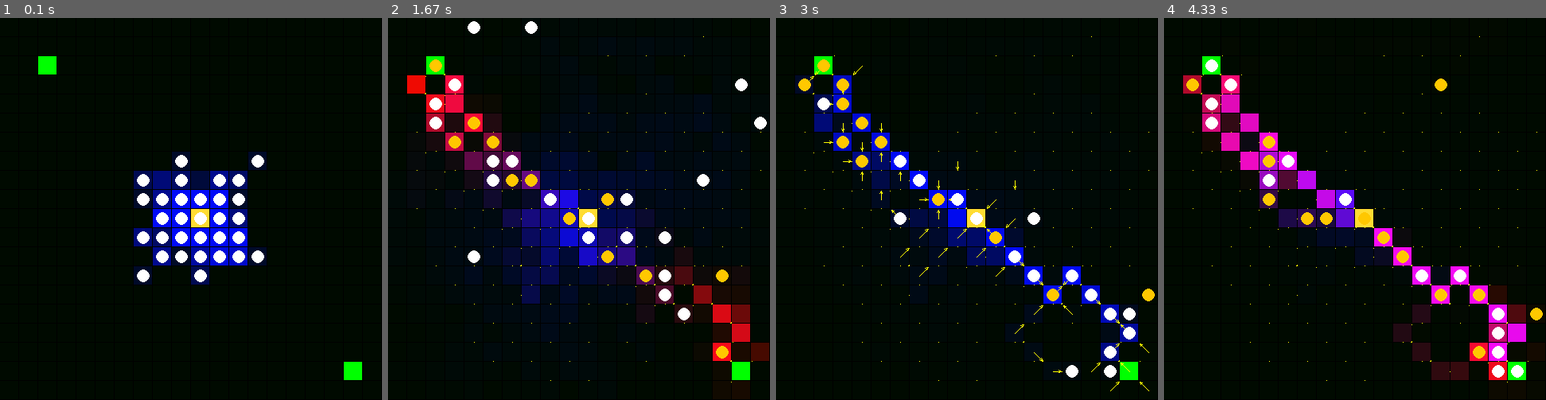
Above: before the commit, frames 1-4 (left to right).
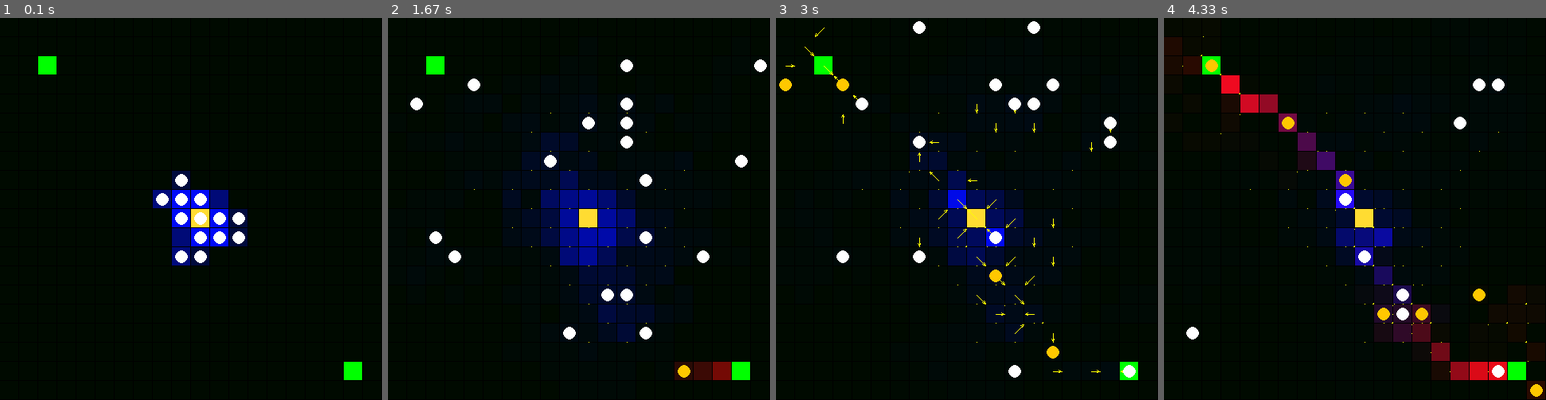
Above: after the commit, the same moments.

Repository: beratmutlu/ant-colony
Game: pygame game, started from web/main.py
The game is run twice, just before and just after one commit, with the same random seed, the same clock (stepped at 60 frames per second) and the same inputs.
Inputs:
- Up to frame 1 (0.1 s): no input
- Up to frame 2 (1.67 s): tap G at 0.33, 0.67, 1.07, 1.37 s; tap Space at 1.57 s
- Up to frame 3 (3 s): tap Space at 1.9, 2.2, 2.4, 2.7, 2.97 s; tap F at 1.98 s; tap G at 2.48 s
- Up to frame 4 (4.33 s): tap Space at 3.3, 3.73, 4.13 s; tap F at 3.38 s; tap G at 3.82 s

The runs differ from the first frame. In frame 1, 5.3% of the frame differs, in the area x 35-70%, y 35-70%; in frame 2, 19%, in the area x 5-100%, y 0-96%; in frame 3, 11%; in frame 4, 15%.

Commit message:
refactor: optimization of rendering FPS & default number of ants

Diff:
--- a/rendering/pygame_renderer.py
+++ b/rendering/pygame_renderer.py
@@ -5,7 +5,7 @@
 import math
 
 CELL = 24
-FPS = 30
+FPS = 15
 
 class PygameRenderer:
     def __init__(self, sim: Simulation):
--- a/web/main.py
+++ b/web/main.py
@@ -5,7 +5,7 @@
     CONFIG = {
         "seed": 42,
         "grid": {"width": 20, "height": 20},
-        "ants": {"n": 50, "energy": 300.0, "determinism": 70.0},
+        "ants": {"n": 20, "energy": 300.0, "determinism": 70.0},
         "nest_pos": [10, 10],
         "ph_strength": 50.0,
         "food_sources": [
